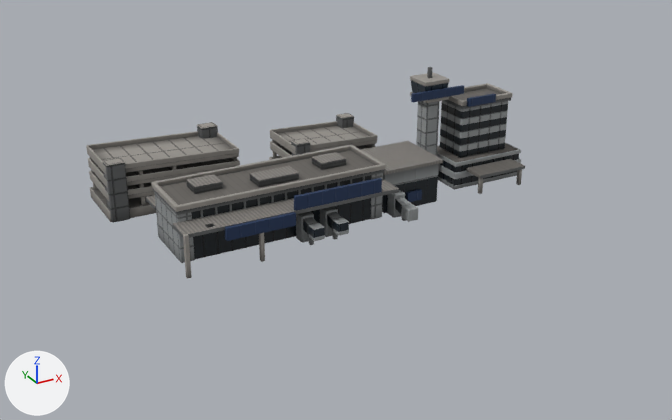
What one commit did to the glTF model assets/models/landmarks/airport-lod1.glb.
Before and after are seen from a camera (50 mm lens) standing at (-94.4, -174.8, 82.1) and looking at (-7.9, -17.6, 3.5). Every picture has the same lights, and +X, +Y and +Z are marked at lower left. The picture after the commit comes second. Where no turn or scale is listed for an object, it has been applied to the vertices.

The scene before the commit, as lines of its bpy script (objects in view):
```python
me_fringe_tullamarine_jetbridge_0 = bpy.data.meshes.new('fringe:tullamarine-jetbridge:0')
me_fringe_tullamarine_jetbridge_0.from_pydata(...)  # 164 vertices, 312 faces; spans x -1.4..1.4, y -3.87..3.87, z -2.92..2.92
# faces by material slot: [240, 72]
me_fringe_tullamarine_jetbridge_0.materials.append(mat_dd_kit_facade_light_render)
me_fringe_tullamarine_jetbridge_0.materials.append(mat_dd_kit_glass)
me_fringe_tullamarine_jetbridge_1 = bpy.data.meshes.new('fringe:tullamarine-jetbridge:1')
me_fringe_tullamarine_jetbridge_1.from_pydata(...)  # 186 vertices, 356 faces; spans x -1.4..1.4, y -3.87..3.87, z -2.92..2.92
# faces by material slot: [268, 88]
me_fringe_tullamarine_jetbridge_1.materials.append(mat_dd_kit_facade_light_render)
me_fringe_tullamarine_jetbridge_1.materials.append(mat_dd_kit_glass)
me_fringe_tullamarine_t2_jetway = bpy.data.meshes.new('fringe:tullamarine-t2-jetway')
me_fringe_tullamarine_t2_jetway.from_pydata(...)  # 195 vertices, 374 faces; spans x -1.4..1.4, y -4.12..4.12, z -2.62..2.62
# faces by material slot: [298, 76]
me_fringe_tullamarine_t2_jetway.materials.append(mat_dd_kit_facade_light_render)
me_fringe_tullamarine_t2_jetway.materials.append(mat_dd_kit_glass)
ob_fringe_tullamarine_jetbridge_0 = bpy.data.objects.new('fringe:tullamarine-jetbridge:0', me_fringe_tullamarine_jetbridge_0)
ob_fringe_tullamarine_jetbridge_0.location = (-16.8, -23.0, 2.9)
ob_fringe_tullamarine_jetbridge_1 = bpy.data.objects.new('fringe:tullamarine-jetbridge:1', me_fringe_tullamarine_jetbridge_1)
ob_fringe_tullamarine_jetbridge_1.location = (-11.2, -23.0, 2.9)
ob_fringe_tullamarine_t2_jetway = bpy.data.objects.new('fringe:tullamarine-t2-jetway', me_fringe_tullamarine_t2_jetway)
ob_fringe_tullamarine_t2_jetway.location = (6.1, -21.7, 2.6)
# also in view: 'fringe:tullamarine-car-park-body:b' at (6.0, 13.5, 5.1); 'fringe:tullamarine-car-park-body:a' at (-34.0, 14.0, 6.6); 'fringe:tullamarine-terminal-body' at (-7.3, -12.6, 13.8); 'fringe:tullamarine-t2-body' at (11.0, -11.0, 5.1); 'fringe:tullamarine-hotel-body' at (35.0, -10.0, 10.4)
```
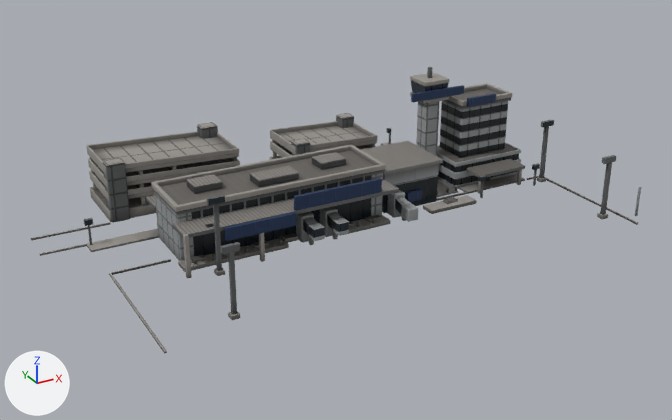
Edits to the bpy script that builds the scene:
```text
Add me_fringe_tullamarine_landside:
    me_fringe_tullamarine_landside.from_pydata(...)  # 450 vertices, 824 faces; spans x -52.0..52.0, y -18.1..18.1, z -3.0..3.0
    # faces by material slot: [686, 106, 2, 30]
    me_fringe_tullamarine_landside.materials.append(mat_dd_kit_concrete)
    me_fringe_tullamarine_landside.materials.append(mat_dd_kit_facade_dark_render)
    me_fringe_tullamarine_landside.materials.append(mat_dd_kit_roof_membrane)
    me_fringe_tullamarine_landside.materials.append(mat_dd_kit_glass)
Add me_fringe_tullamarine_hotel_forecourt:
    me_fringe_tullamarine_hotel_forecourt.from_pydata(...)  # 92 vertices, 160 faces; spans x -8.4..8.4, y -5.2..5.2, z -2.8..2.8
    # faces by material slot: [68, 42, 50]
    me_fringe_tullamarine_hotel_forecourt.materials.append(mat_dd_kit_concrete)
    me_fringe_tullamarine_hotel_forecourt.materials.append(mat_dd_kit_glass)
    me_fringe_tullamarine_hotel_forecourt.materials.append(mat_dd_kit_facade_dark_render)
Add me_fringe_tullamarine_frontage:
    me_fringe_tullamarine_frontage.from_pydata(...)  # 188 vertices, 304 faces; spans x -34.2..34.2, y -1.7..1.7, z -0.9..0.9
    # faces by material slot: [194, 14, 96]
    me_fringe_tullamarine_frontage.materials.append(mat_dd_kit_concrete)
    me_fringe_tullamarine_frontage.materials.append(mat_dd_kit_roof_membrane)
    me_fringe_tullamarine_frontage.materials.append(mat_dd_kit_facade_dark_render)
Add me_fringe_tullamarine_apron_edge:
    me_fringe_tullamarine_apron_edge.from_pydata(...)  # 128 vertices, 236 faces; spans x -52.4..52.4, y -15.7..15.7, z -0.2..0.2
    me_fringe_tullamarine_apron_edge.materials.append(mat_dd_kit_concrete)
Add me_fringe_tullamarine_airside_furniture:
    me_fringe_tullamarine_airside_furniture.from_pydata(...)  # 156 vertices, 260 faces; spans x -47.5..47.5, y -13.2..13.2, z -8.0..8.0
    # faces by material slot: [48, 184, 8, 20]
    me_fringe_tullamarine_airside_furniture.materials.append(mat_dd_kit_concrete)
    me_fringe_tullamarine_airside_furniture.materials.append(mat_dd_kit_facade_dark_render)
    me_fringe_tullamarine_airside_furniture.materials.append(mat_dd_kit_glass)
    me_fringe_tullamarine_airside_furniture.materials.append(mat_dd_kit_facade_light_render)
Add ob_fringe_tullamarine_landside:
    ob_fringe_tullamarine_landside = bpy.data.objects.new('fringe:tullamarine-landside', me_fringe_tullamarine_landside)
    ob_fringe_tullamarine_landside.location = (-14.0, 2.9, 3.0)
Add ob_fringe_tullamarine_hotel_forecourt:
    ob_fringe_tullamarine_hotel_forecourt = bpy.data.objects.new('fringe:tullamarine-hotel-forecourt', me_fringe_tullamarine_hotel_forecourt)
    ob_fringe_tullamarine_hotel_forecourt.location = (35.0, -16.4, 2.8)
Add ob_fringe_tullamarine_frontage:
    ob_fringe_tullamarine_frontage = bpy.data.objects.new('fringe:tullamarine-frontage', me_fringe_tullamarine_frontage)
    ob_fringe_tullamarine_frontage.location = (-9.2, -20.9, 0.9)
Add ob_fringe_tullamarine_apron_edge:
    ob_fringe_tullamarine_apron_edge = bpy.data.objects.new('fringe:tullamarine-apron-edge', me_fringe_tullamarine_apron_edge)
    ob_fringe_tullamarine_apron_edge.location = (-4.0, -32.3, 0.2)
Add ob_fringe_tullamarine_airside_furniture:
    ob_fringe_tullamarine_airside_furniture = bpy.data.objects.new('fringe:tullamarine-airside-furniture', me_fringe_tullamarine_airside_furniture)
    ob_fringe_tullamarine_airside_furniture.location = (3.9, -31.6, 8.0)
```

Changed parts and their boxes [x1, y1, x2, y2] in the pictures (672 x 420 px):
'fringe:tullamarine-airside-furniture', added
    after: [207, 120, 641, 320]
    faces in mat_dd_kit_facade_dark_render: [207, 120, 616, 315]
    faces in mat_dd_kit_concrete: [214, 177, 608, 320]
    faces in mat_dd_kit_glass: [208, 121, 554, 205]
'fringe:tullamarine-frontage', added
    after: [178, 195, 477, 272]
    faces in mat_dd_kit_concrete: [178, 195, 477, 272]
    faces in mat_dd_kit_roof_membrane: [190, 197, 457, 260]
'fringe:tullamarine-landside', added
    after: [31, 128, 458, 256]
    faces in mat_dd_kit_concrete: [31, 142, 458, 256]
'fringe:tullamarine-apron-edge', added
    after: [109, 175, 638, 354]
'fringe:tullamarine-hotel-forecourt', added
    after: [458, 163, 540, 198]
    faces in mat_dd_kit_concrete: [458, 174, 525, 194]
